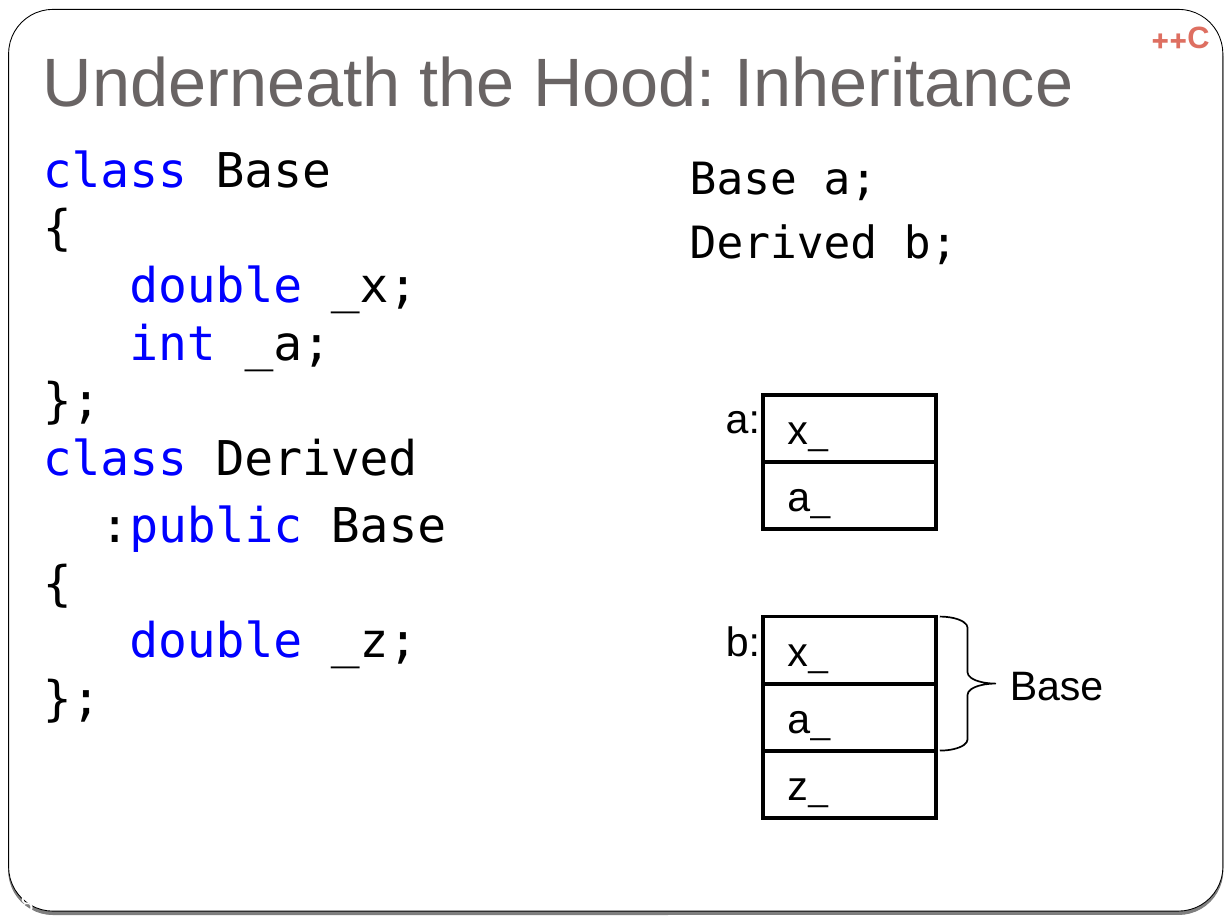
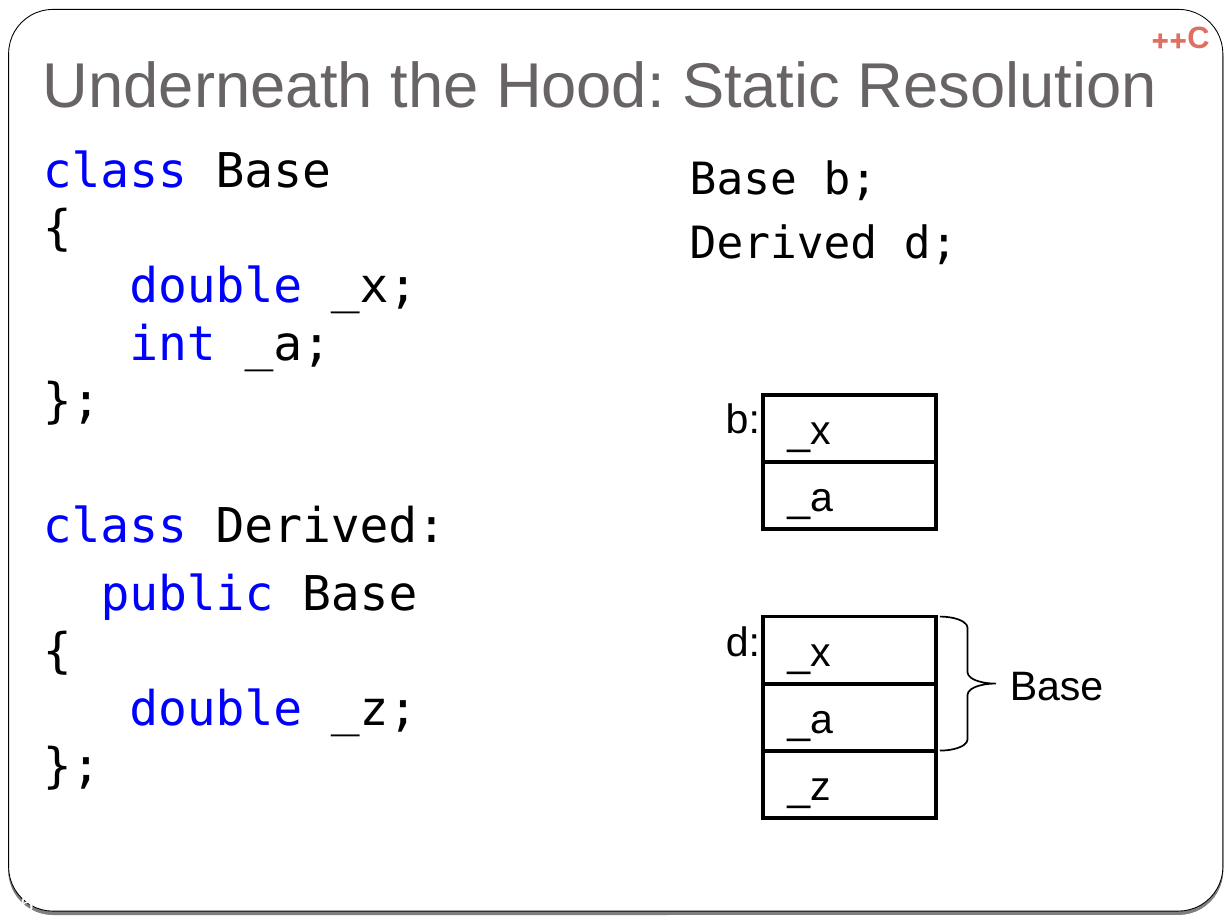
Before and after one commit to cpp-at-ariel/cpp-5778, a slide deck: slide 16 of week06-inheritance/slides-override-virtual.odp (slide 18 before the commit). Drawn at 1232x924 pixels with LibreOffice and Linux fonts; fonts in the diff are those of the drawing. Boxes give left, top, right and bottom in pixels: in the first picture for what was removed or moved away, otherwise in the second. Text is boxed around its words. In the diff, an @@ line names an element or a change of style, - is before the commit and + after.

```diff
--- a/week06-inheritance/slides-override-virtual.odp
+++ b/week06-inheritance/slides-override-virtual.odp
@@ title at (x1=43, y1=61, x2=1157, y2=108): text changed; size 40 to 37 pt @@
-Underneath the Hood: Inheritance
+Underneath the Hood: Static Resolution
@@ text at (x1=43, y1=150, x2=446, y2=736): text changed @@
-class Base
-{
-double _x;
-int _a;
-};
-class Derived
-:public Base
-{
-double _z;
-};
+class Base
+{
+double _x;
+int _a;
+};
+class Derived:
+public Base
+{
+double _z;
+};
@@ text at (x1=690, y1=160, x2=958, y2=265): text changed @@
-Base a;
-Derived b;
+Base b;
+Derived d;
@@ text "b:" moved from (x1=726, y1=626, x2=760, y2=657) to (x1=726, y1=403, x2=760, y2=434) @@
@@ text removed at (x1=726, y1=411, x2=760, y2=434) @@
-a:
@@ text added at (x1=726, y1=626, x2=760, y2=657), 24 pt, text #000000 @@
+d:
@@ page number at (x1=7, y1=893, x2=34, y2=911): text changed @@
-18
+16
```
Also in this commit, not shown: 27 other slides changed, 7 slides removed, 14 other files.
